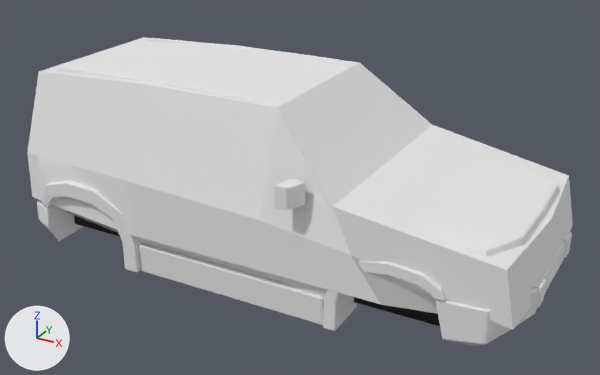
Two versions of the FBX model meshes/trucks/leopard5.fbx, one commit apart.
Before and after are seen from a 50 mm camera at (0.0343, -0.0573, 0.0387) aimed at (0.0026, 0.0002, 0.01). Lighting does not change. The marker at lower left points along +X, +Y and +Z. The older version comes first. Where no turn or scale is listed for an object, it has been applied to the vertices.

The first picture shows 'cdt_leopard5_body', 'leopard5_vis_body', 'leopard5_vis_chassis' and 1 more.
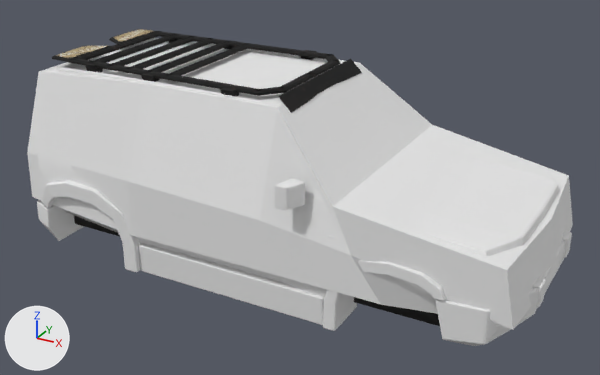
What differs and where, as boxes (x1, y1, x2, y2) in the pictures (600 x 375 px):
'roof', added
    after: (52, 29, 362, 113)

Edits to the bpy script that builds the scene:
```text
Add img_leopard5_roof__d_tga:
    img_leopard5_roof__d_tga = load_image('leopard5_roof__d.tga', '../../textures/trucks/leopard5_roof__d.tga', 1024, 1024, 'sRGB')
Add mat_roof:
    mat_roof = principled_material('roof')
    mat_roof.texture = img_leopard5_roof__d_tga
    mat_roof.roughness = 0.929
Add me_roof:
    me_roof.from_pydata(...)  # 452 vertices, 362 faces; spans x -0.0186..0.0054, y -0.0068..0.0068, z 0.0137..0.015
    me_roof.materials.append(mat_roof)  # picture img_leopard5_roof__d_tga
Add ob_roof:
    ob_roof = bpy.data.objects.new('roof', me_roof)
    ob_roof.location = (0.0, 0.0, 0.00532)
```
